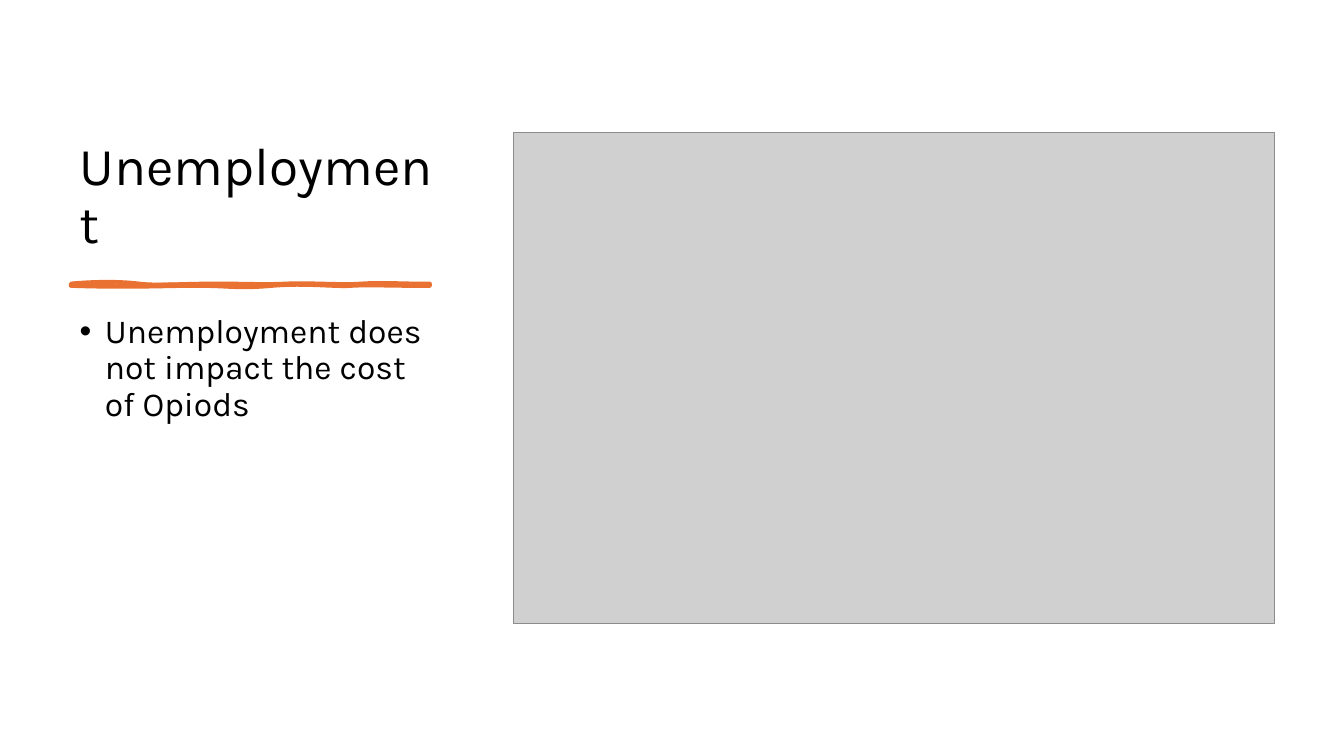
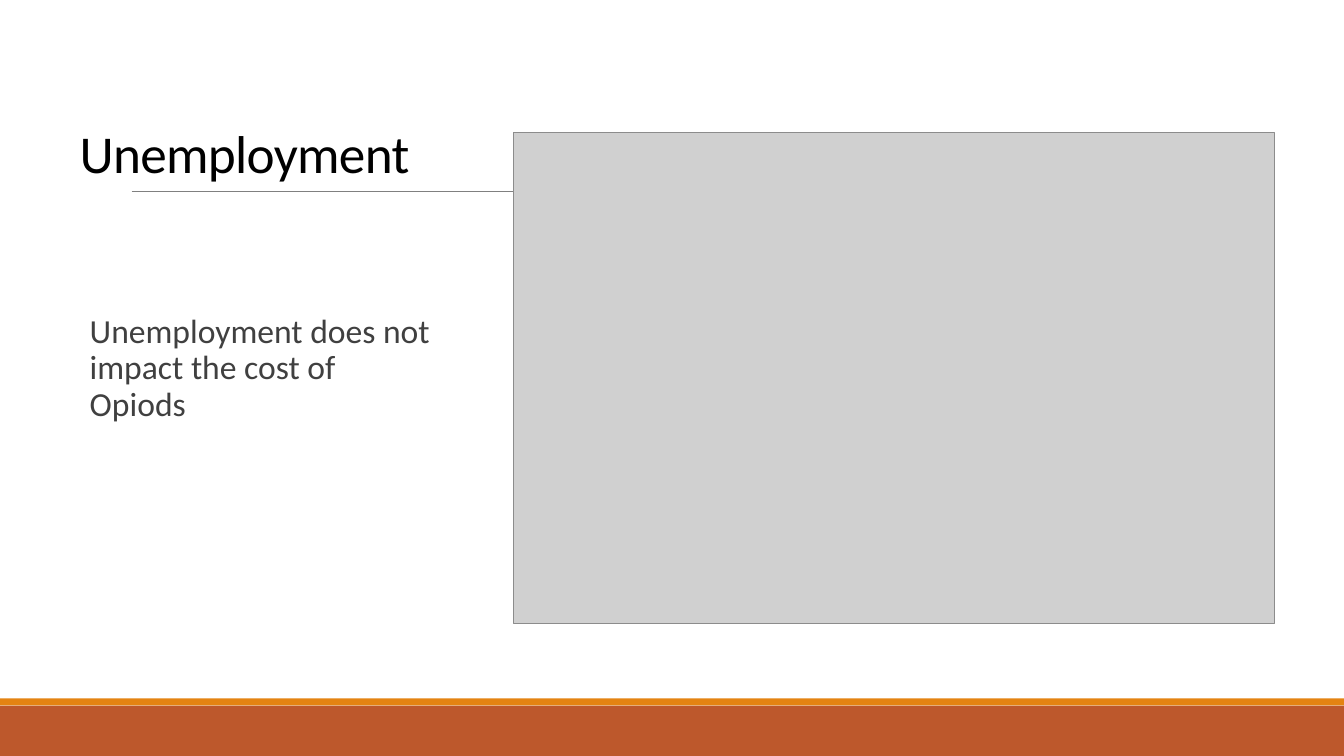
Before and after one commit to NSS-Full-Time-Data-Analytics-17/prescription-revisted-atlantis, a slide deck: slide 13 of Prescrider.pptx (slide 5 before the commit). Drawn at 1344x756 pixels with LibreOffice and Linux fonts; fonts in the diff are those of the drawing; grey boxes stand for pictures. Boxes give left, top, right and bottom in pixels: in the first picture for what was removed or moved away, otherwise in the second. Text is boxed around its words. In the diff, an @@ line names an element or a change of style, - is before the commit and + after.

```diff
--- a/Prescrider.pptx
+++ b/Prescrider.pptx
@@ title "Unemployment" at (x1=80, y1=136, x2=410, y2=182): font Karla to Calibri, letter spacing 0 to -0.5 pt; line spacing 0.9 to 0.85 @@
@@ line added from (132, 192) to (1231, 192), #808080 0.5 pt @@
@@ freeform shape removed at (x1=71, y1=283, x2=430, y2=285) @@
@@ text "Unemployment does not impact the ..." at (x1=90, y1=319, x2=430, y2=422): font Karla to Calibri, text colour #000000 to #404040; bullet • to  ; more space between paragraphs @@
@@ rectangle added at (x1=0, y1=706, x2=1344, y2=756), fill #BD582C @@
@@ rectangle added at (x1=0, y1=699, x2=1344, y2=706), fill #E48312 @@
```
Also in this commit, not shown: 3 other slides changed, 14 slides added, 1 slide removed.
